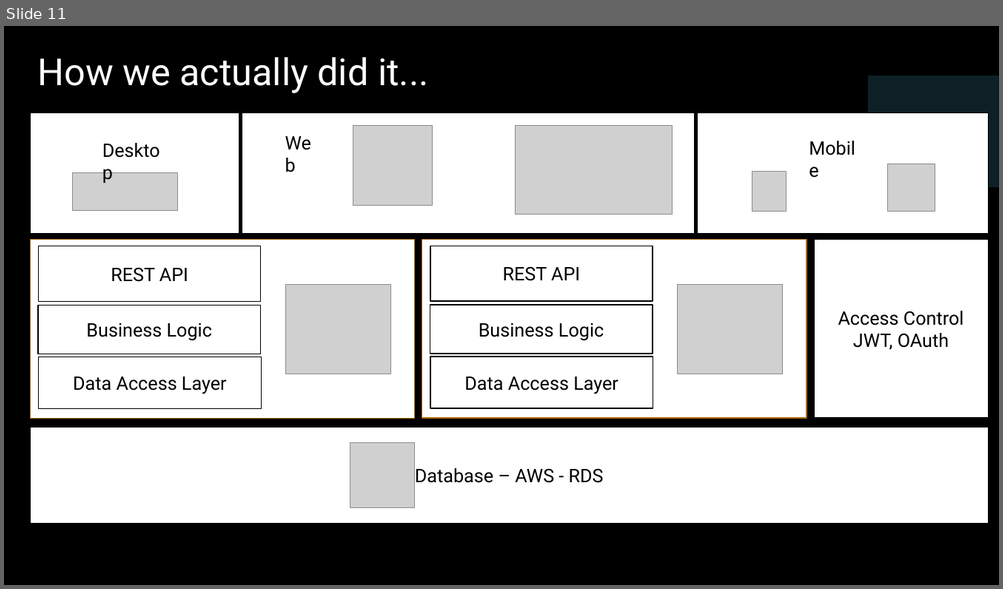
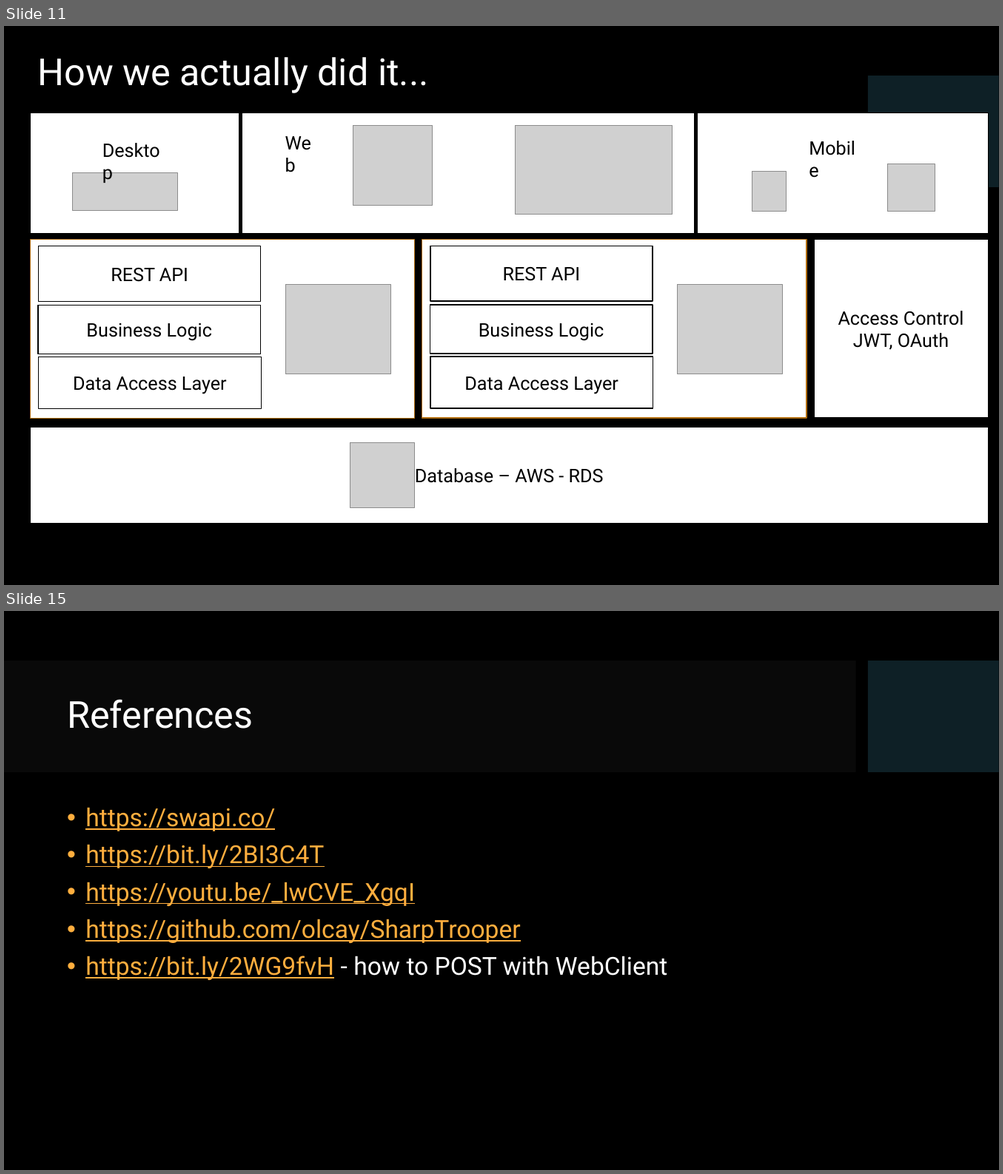
Before and after one commit to NikolayVasilev/DesktopAppsWithWeb, a slide deck: Presentation/DesktopAppsWithWeb.pptx. Shown one above the other, each under a label of ours: slide 11 before the commit, slides 11 and 15 after it; the slides between them are not shown. The pictures are 1003x589 and 1003x1174 pixels, drawn with LibreOffice and Linux fonts; fonts in the diff are those of the drawing; grey boxes stand for pictures; background and template pictures are left out. Boxes give left, top, right and bottom in pixels: in the first picture for what was removed or moved away, otherwise in the second. Text is boxed around its words. In the diff, an @@ line names an element or a change of style, - is before the commit and + after.

Commit message:
change: presentation references

```diff
--- a/Presentation/DesktopAppsWithWeb.pptx
+++ b/Presentation/DesktopAppsWithWeb.pptx
@@ slide 15 added at <box>4,611,999,1170</box>, background picture (left out); not listed: 1 template element that a slide beside it also shows @@
@@ rectangle added at <box>4,661,855,773</box>, fill #262626 at 25% opacity @@
@@ title added at <box>67,699,253,729</box>, 36 pt, text #FFFFFF @@
+References
@@ text added at <box>85,807,668,980</box>, 24 pt, text #FFAE3E, underline @@
+• https://swapi.co/
+• https://bit.ly/2BI3C4T
+• https://youtu.be/_lwCVE_XgqI
+• https://github.com/olcay/SharpTrooper
+• https://bit.ly/2WG9fvH - how to POST with WebClient
```
Also in this commit, not shown: 1 slide changed, 4 other slides added.
